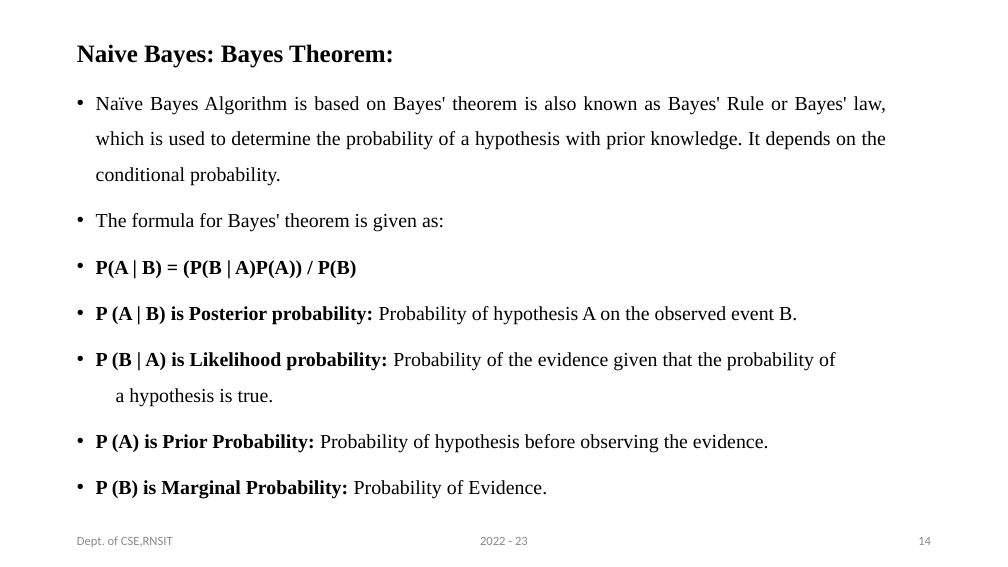
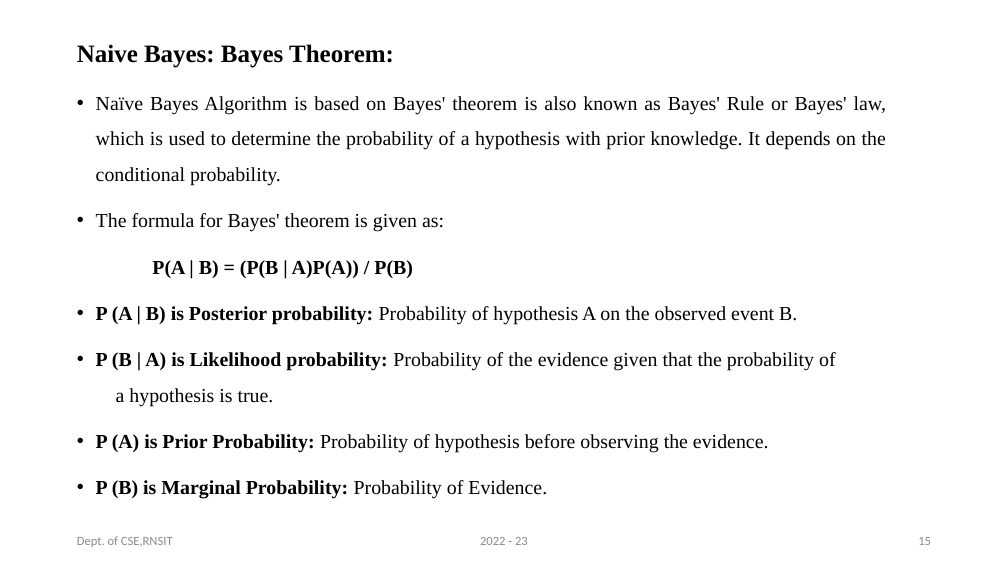
Before and after one commit to vinayhr01/Twitter-Sentiment-Analysis-Web-Application-Project, a slide deck: slide 15 of Final__Project_Presentation.pptx (slide 14 before the commit). Drawn at 1008x567 pixels with LibreOffice and Linux fonts; fonts in the diff are those of the drawing. Boxes give left, top, right and bottom in pixels: in the first picture for what was removed or moved away, otherwise in the second. Text is boxed around its words. In the diff, an @@ line names an element or a change of style, - is before the commit and + after.

```diff
--- a/Final__Project_Presentation.pptx
+++ b/Final__Project_Presentation.pptx
@@ text at (152, 260, 413, 278): bullet • to none @@
@@ page number at (918, 537, 931, 545): text changed @@
-14
+15
```
Also in this commit, not shown: 20 other slides changed, 1 slide added, 1 other file.
